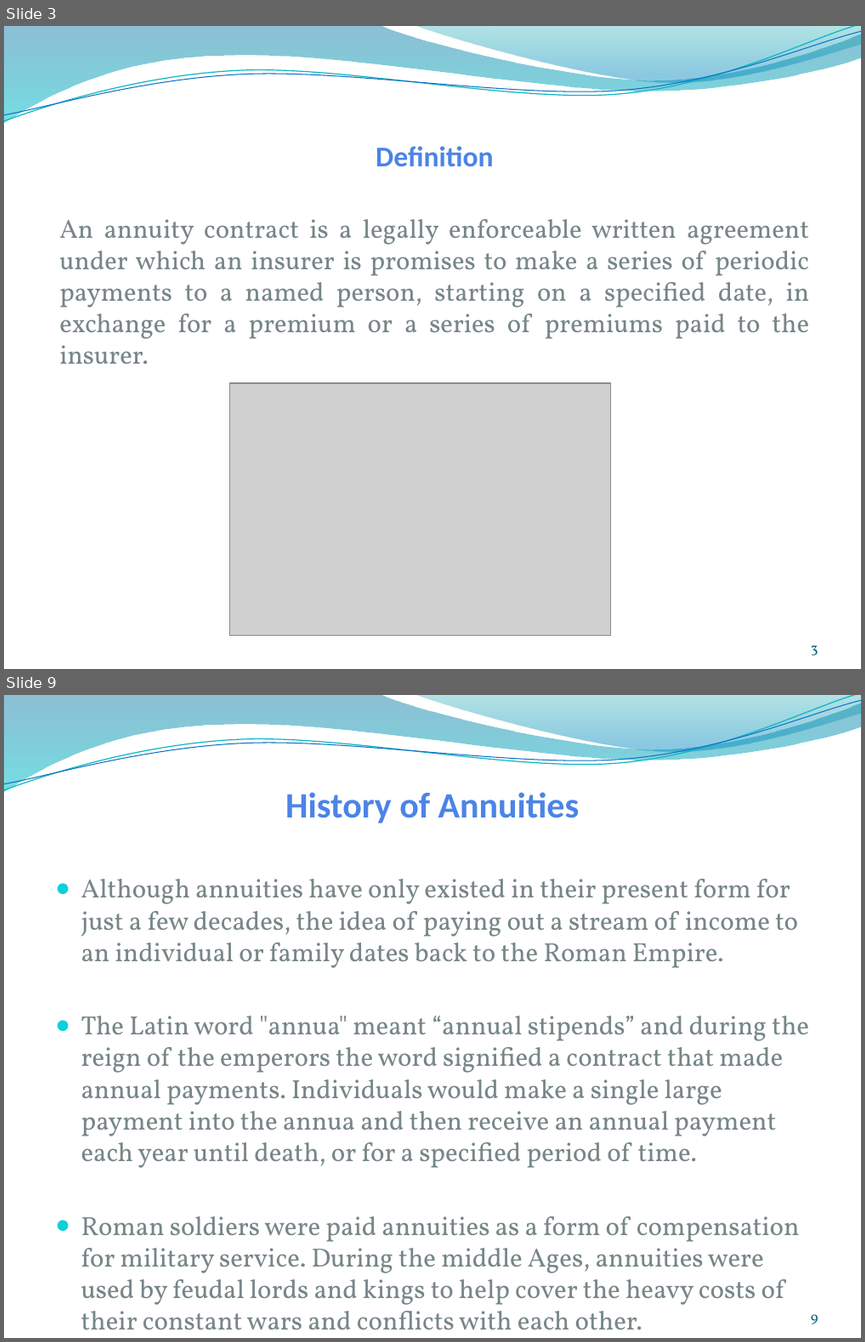
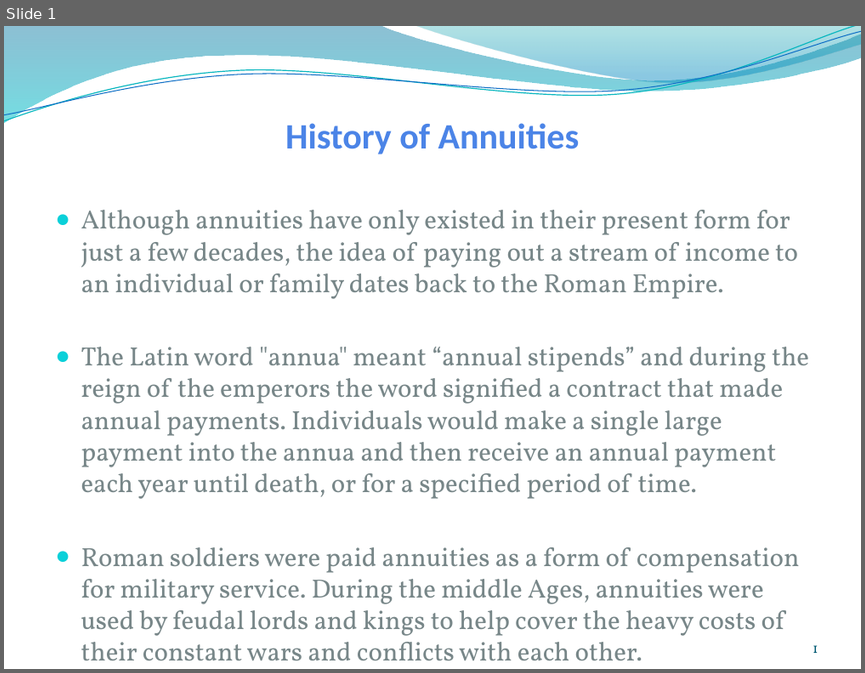
Before and after one commit to chandankrprasad/test, a slide deck: Annuities Sessions/Annuities - Session I.pptx. Shown one above the other, each under a label of ours: slides 3 and 9 before the commit, slide 1 after it; the slides between them are not shown. The pictures are 865x1342 and 865x673 pixels, drawn with LibreOffice and Linux fonts; fonts in the diff are those of the drawing; grey boxes stand for pictures; background and template pictures are left out. Boxes give left, top, right and bottom in pixels: in the first picture for what was removed or moved away, otherwise in the second. Text is boxed around its words. In the diff, an @@ line names an element or a change of style, - is before the commit and + after.

```diff
--- a/Annuities Sessions/Annuities - Session I.pptx
+++ b/Annuities Sessions/Annuities - Session I.pptx
@@ slide 3 removed at bbox=[4, 26, 861, 669], background picture (left out); not listed: 4 template elements that a slide beside it also shows @@
@@ text removed at bbox=[59, 146, 810, 363] @@
-Definition
-An annuity contract is a legally enforceable written agreement under which an insurer is promises to make a series of periodic payments to a named person, starting on a specified date, in exchange for a premium or a series of premiums paid to the insurer.
@@ picture removed at bbox=[229, 383, 611, 635] @@
@@ page number removed at bbox=[811, 645, 818, 655] @@
-3
@@ what was slide 9 is now slide 1 @@
@@ page number at bbox=[812, 645, 818, 652]: text changed @@
-9
+1
```
Also in this commit, not shown: 7 other slides removed.
